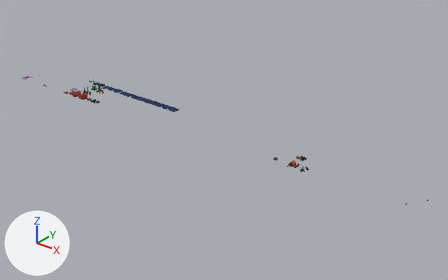
Renders of the glTF model src/data/models.glb from each side of a commit.
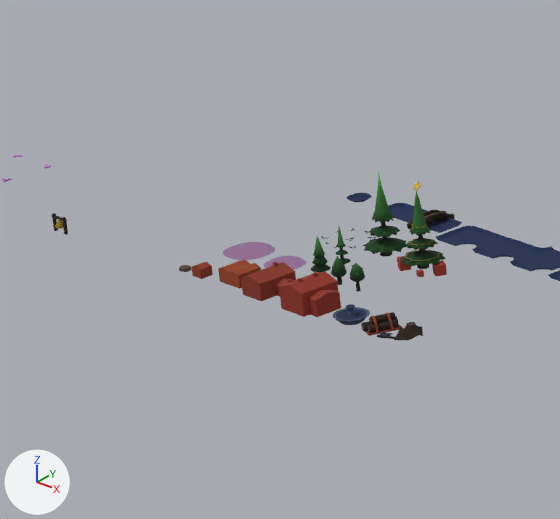
The first picture shows the older version from a camera (50 mm lens) standing at (244.2, -166.6, 108.1) and looking at (98.0, 16.1, -5.1). The close-ups show the older and then the newer version on the part from 8% to 27% of the width and 18% to 47% of the height of that picture. Only the edits that show in the close-ups are written down. Lighting does not change. The marker at lower left points along +X, +Y and +Z. Vertices at exactly the same position are counted once.

The first close-up shows 'building.002', 'ground_l', 'house.002', 'house.003', 'road_stone', 'sawmill', 'town_bell', 'tree.001', 'tree.002', 'tree.003', 'tree.004', 'tree_big.001', 'tree_xmas', 'water_L', 'water_T', 'water_X' and 10 more.
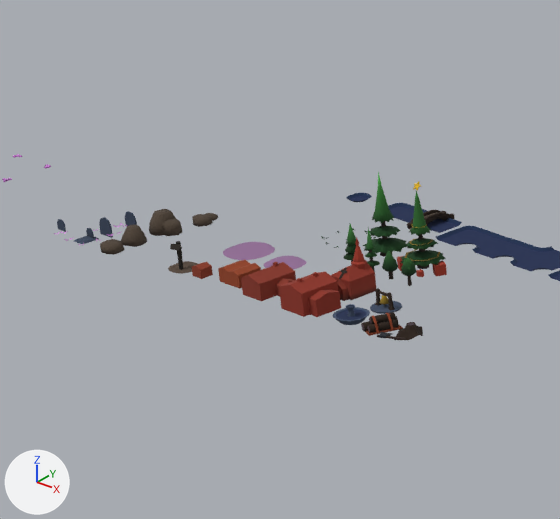
Changed parts and their boxes (x1, y1, x2, y2) in the close-ups (560 x 519 px):
'church', added (red)
    after: (331, 237, 376, 301)
'stone.001', added (brown)
    after: (149, 209, 182, 236)
'town_bell', moved
    before: (52, 213, 68, 235)
    after: (370, 288, 402, 314)
'tree.001', moved
    before: (310, 236, 331, 272)
    after: (343, 224, 356, 262)
'tree.002', moved
    before: (331, 256, 347, 285)
    after: (382, 250, 398, 279)
'tree.003', moved
    before: (350, 263, 365, 292)
    after: (401, 257, 416, 286)
'tree.004', moved
    before: (336, 227, 351, 266)
    after: (365, 227, 380, 272)
'stone.002', added (brown)
    after: (121, 224, 147, 247)
'road_stone', reshaped
    before: (179, 265, 192, 272)
    after: (168, 241, 198, 274)
'stone.003', added
    after: (100, 239, 125, 255)
'stone.004', added
    after: (192, 213, 218, 227)
'grave.002', added
    after: (94, 217, 122, 238)
'grave.001', added
    after: (64, 228, 101, 245)
'grave.003', added
    after: (113, 211, 137, 227)
'grave.004', added
    after: (54, 219, 68, 234)

What changed in the scene script:
```text
Change me_road_stone:
    remove me_road_stone.from_pydata(...)  # 22 vertices, 40 faces; spans x -0.458..0.431, y -0.374..0.428, z -0.172..0.04
    add me_road_stone.from_pydata(...)  # 51 vertices, 67 faces; spans x -1.127..1.098, y -1.12..1.126, z -0.001..2.057
    me_road_stone part 1: the whole mesh is rebuilt
Change ob_town_bell:
    ob_town_bell.location: (0.0, 0.0, 0.0) -> (30.0, 5.0, 0.0)
Change ob_tree_001:
    ob_tree_001.location: (22.0, 6.0, 0.0) -> (22.0, 9.0, 0.0)
Change ob_tree_002:
    ob_tree_002.location: (24.0, 6.0, 0.0) -> (26.0, 9.0, 0.0)
Change ob_tree_003:
    ob_tree_003.location: (26.0, 6.0, 0.0) -> (28.0, 9.0, 0.0)
Change ob_tree_004:
    ob_tree_004.location: (22.0, 8.0, 0.0) -> (24.0, 9.0, 0.0)
Add ob_stone_004:
    ob_stone_004 = bpy.data.objects.new('stone.004', me_road_stone_004)  # 99 vertices, 186 faces; spans x -0.39..1.42, y -1.09..1.19, z -0.06..0.51; in mat_material (picture img_palette)
    ob_stone_004.location = (6.0, 8.0, 0.0)
Add ob_stone_003:
    ob_stone_003 = bpy.data.objects.new('stone.003', me_road_stone_003)  # 33 vertices, 62 faces; spans x -0.98..0.76, y -0.72..0.89, z -0.1..0.54; in mat_material (picture img_palette)
    ob_stone_003.location = (6.0, 0.0, 0.0)
Add ob_stone_002:
    ob_stone_002 = bpy.data.objects.new('stone.002', me_road_stone_001)  # 33 vertices, 62 faces; spans x -1.17..0.76, y -0.9..1.09, z -0.1..1.07; in mat_material (picture img_palette)
    ob_stone_002.location = (6.0, 2.0, 0.0)
Add ob_stone_001:
    ob_stone_001 = bpy.data.objects.new('stone.001', me_road_stone_002)  # 49 vertices, 94 faces; spans x -1.51..1.19, y -1.15..1.1, z -0.1..1.3; in mat_material (picture img_palette)
    ob_stone_001.location = (6.0, 5.0, 0.0)
Add ob_grave_004:
    ob_grave_004 = bpy.data.objects.new('grave.004', me_road_stone_009)  # 30 vertices, 24 faces; spans x -0.525..0.852, y -0.802..0.214, z -0.019..0.816; in mat_material (picture img_palette)
    ob_grave_004.location = (0.0, 0.0, 0.0)
Add ob_grave_003:
    ob_grave_003 = bpy.data.objects.new('grave.003', me_road_stone_008)  # 39 vertices, 27 faces; spans x -0.771..0.607, y -1.091..0.078, z -0.213..0.977; in mat_material (picture img_palette)
    ob_grave_003.location = (3.0, 4.0, 0.0)
Add ob_grave_002:
    ob_grave_002 = bpy.data.objects.new('grave.002', me_road_stone_007)  # 41 vertices, 31 faces; spans x -1.23..1.09, y -0.6..0.6, z -0.26..1.16; in mat_material (picture img_palette)
    ob_grave_002.location = (3.0, 2.0, 0.0)
Add ob_grave_001:
    ob_grave_001 = bpy.data.objects.new('grave.001', me_road_stone_006)  # 49 vertices, 43 faces; spans x -1.29..1.07, y -1.15..0.77, z 0.01..0.86; in mat_material (picture img_palette)
    ob_grave_001.location = (3.0, 0.0, 0.0)
Add ob_church:
    ob_church = bpy.data.objects.new('church', me_building_001)  # 80 vertices, 128 faces; spans x -1.0..1.0, y -1.95..0.86, z -0.1..3.93; in mat_material (picture img_palette)
    ob_church.location = (26.0, 6.0, 0.0)
```
